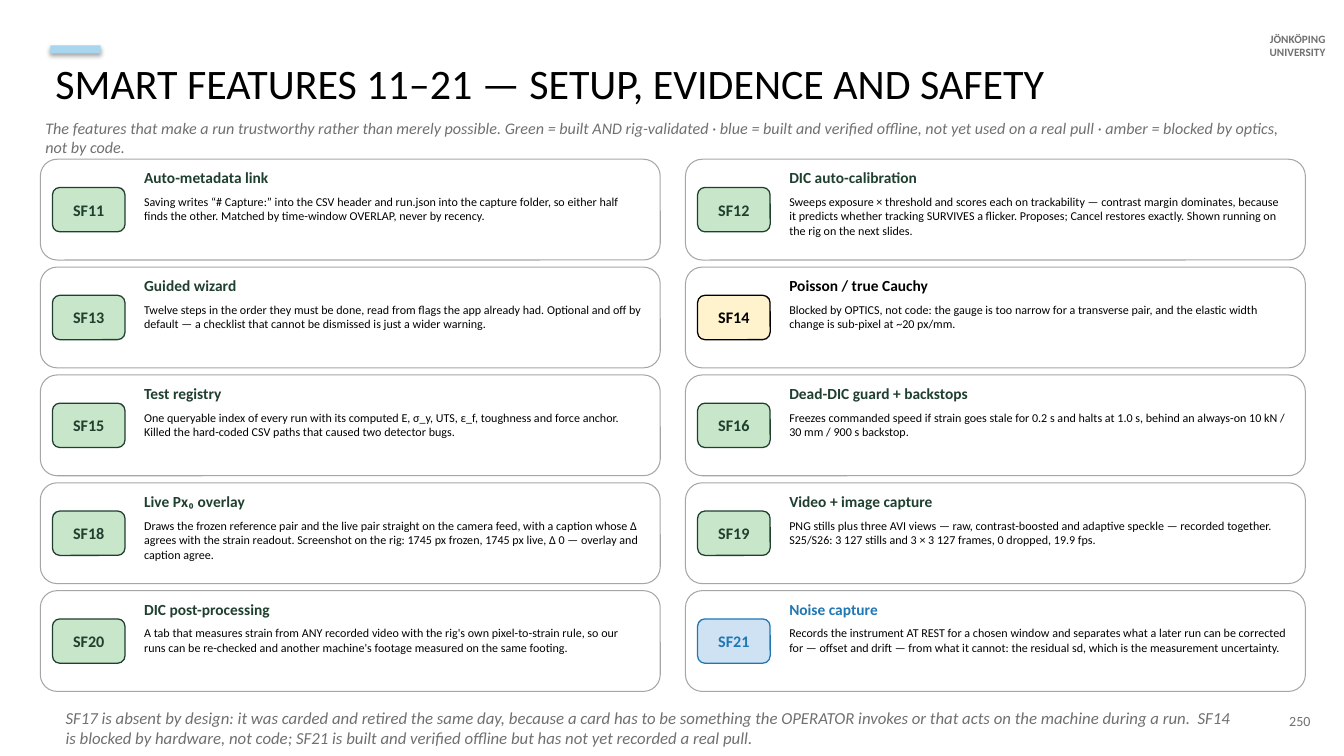
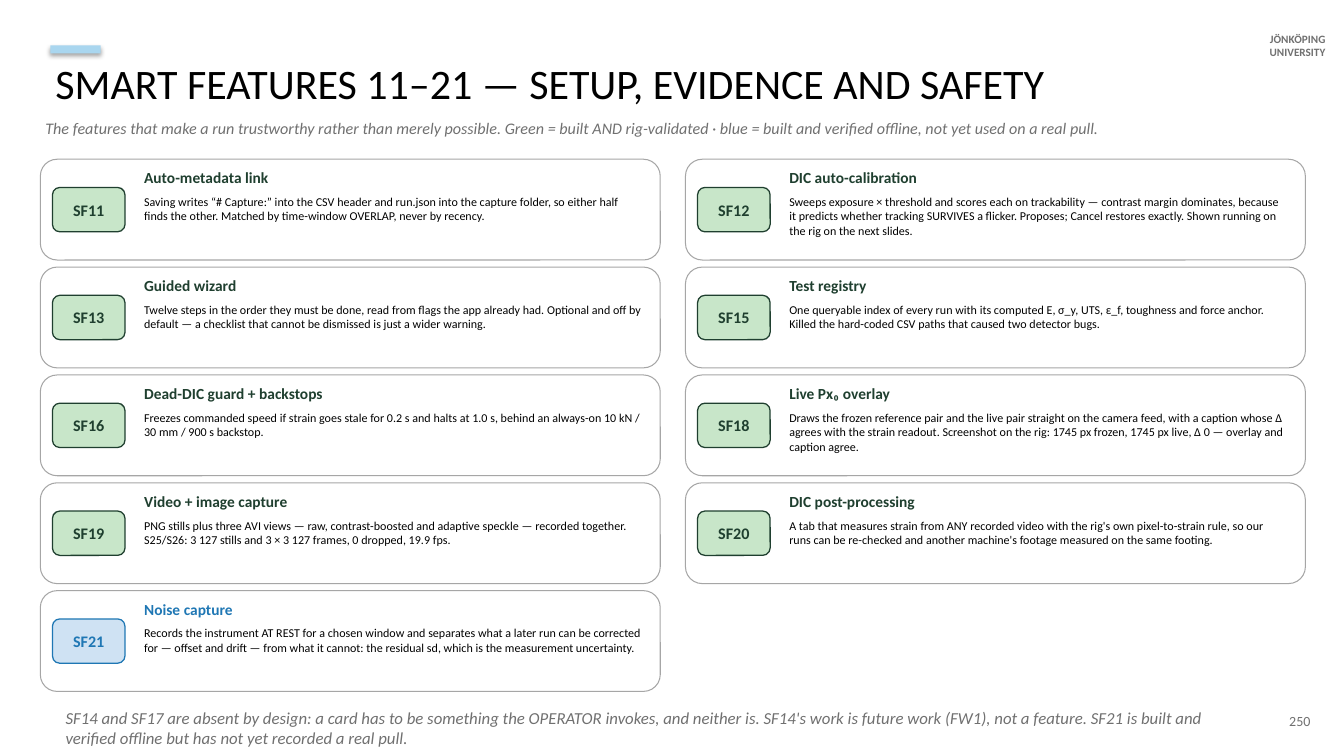
Before and after one commit to AdithyaSivakumar-3/UTM, a slide deck: slide 110 of documentation/decks/V6a_8_6_20_slides.pptx. Drawn at 1344x756 pixels with LibreOffice and Linux fonts; fonts in the diff are those of the drawing. Boxes give left, top, right and bottom in pixels: in the first picture for what was removed or moved away, otherwise in the second. Text is boxed around its words. In the diff, an @@ line names an element or a change of style, - is before the commit and + after.

```diff
--- a/documentation/decks/V6a_8_6_20_slides.pptx
+++ b/documentation/decks/V6a_8_6_20_slides.pptx
@@ text at (45, 123, 1098, 137): text changed @@
-The features that make a run trustworthy rather than merely possible. Green = built AND rig-validated · blue = built and verified offline, not yet used on a real pull · amber = blocked by optics, not by code.
+The features that make a run trustworthy rather than merely possible. Green = built AND rig-validated · blue = built and verified offline, not yet used on a real pull.
@@ rounded rectangle "SF15" at (698, 295, 770, 340): fill #FFF3CD to #C8E6C9; outline #000000 0.9 pt to #1F3F2F 0.9 pt @@
@@ text at (789, 280, 866, 294): text changed; text colour #000000 to #1F3F2F @@
-Poisson / true Cauchy
+Test registry
@@ text in rounded rectangle at (718, 312, 749, 323): text changed; text colour #000000 to #1F3F2F @@
-SF14
+SF15
@@ text at (789, 305, 1264, 330): text changed @@
-Blocked by OPTICS, not code: the gauge is too narrow for a transverse pair, and the elastic width change is sub-pixel at ~20 px/mm.
+One queryable index of every run with its computed E, σ_y, UTS, ε_f, toughness and force anchor. Killed the hard-coded CSV paths that caused two detector bugs.
@@ text at (144, 388, 322, 402): text changed @@
-Test registry
+Dead-DIC guard + backstops
@@ text at (789, 388, 890, 402): text changed @@
-Dead-DIC guard + backstops
+Live Px₀ overlay
@@ text at (144, 413, 632, 438): text changed @@
-One queryable index of every run with its computed E, σ_y, UTS, ε_f, toughness and force anchor. Killed the hard-coded CSV paths that caused two detector bugs.
+Freezes commanded speed if strain goes stale for 0.2 s and halts at 1.0 s, behind an always-on 10 kN / 30 mm / 900 s backstop.
@@ text at (789, 413, 1283, 453): text changed @@
-Freezes commanded speed if strain goes stale for 0.2 s and halts at 1.0 s, behind an always-on 10 kN / 30 mm / 900 s backstop.
+Draws the frozen reference pair and the live pair straight on the camera feed, with a caption whose Δ agrees with the strain readout. Screenshot on the rig: 1745 px frozen, 1745 px live, Δ 0 — overlay and caption agree.
@@ text in rounded rectangle at (73, 420, 104, 431): text changed @@
-SF15
+SF16
@@ text in rounded rectangle at (718, 420, 749, 431): text changed @@
-SF16
+SF18
@@ text at (144, 496, 287, 510): text changed @@
-Live Px₀ overlay
+Video + image capture
@@ text at (789, 496, 915, 510): text changed @@
-Video + image capture
+DIC post-processing
@@ text in rounded rectangle at (73, 528, 104, 539): text changed @@
-SF18
+SF19
@@ text at (144, 521, 626, 546): text changed @@
-Draws the frozen reference pair and the live pair straight on the camera feed, with a caption whose Δ agrees with the strain readout. Screenshot on the rig: 1745 px frozen, 1745 px live, Δ 0 — overlay and caption agree.
+PNG stills plus three AVI views — raw, contrast-boosted and adaptive speckle — recorded together. S25/S26: 3 127 stills and 3 × 3 127 frames, 0 dropped, 19.9 fps.
@@ text in rounded rectangle at (718, 528, 749, 539): text changed @@
-SF19
+SF20
@@ text at (789, 521, 1263, 546): text changed @@
-PNG stills plus three AVI views — raw, contrast-boosted and adaptive speckle — recorded together. S25/S26: 3 127 stills and 3 × 3 127 frames, 0 dropped, 19.9 fps.
+A tab that measures strain from ANY recorded video with the rig's own pixel-to-strain rule, so our runs can be re-checked and another machine's footage measured on the same footing.
@@ rounded rectangle removed at (686, 591, 1306, 692) @@
@@ rounded rectangle "SF21" at (52, 619, 125, 663): fill #C8E6C9 to #CFE2F3; outline #1F3F2F 0.9 pt to #1F77B4 0.9 pt @@
@@ text at (144, 604, 233, 618): text changed; text colour #1F3F2F to #1F77B4 @@
-DIC post-processing
+Noise capture
@@ text at (144, 628, 641, 654): text changed @@
-A tab that measures strain from ANY recorded video with the rig's own pixel-to-strain rule, so our runs can be re-checked and another machine's footage measured on the same footing.
+Records the instrument AT REST for a chosen window and separates what a later run can be corrected for — offset and drift — from what it cannot: the residual sd, which is the measurement uncertainty.
@@ rounded rectangle removed at (698, 619, 770, 663) @@
-SF21
@@ text removed at (789, 604, 878, 618) @@
-Noise capture
@@ text removed at (789, 628, 1286, 654) @@
-Records the instrument AT REST for a chosen window and separates what a later run can be corrected for — offset and drift — from what it cannot: the residual sd, which is the measurement uncertainty.
@@ text in rounded rectangle at (73, 636, 104, 647): text changed; text colour #1F3F2F to #1F77B4 @@
-SF20
+SF21
@@ text at (66, 712, 1201, 747): text changed @@
-SF17 is absent by design: it was carded and retired the same day, because a card has to be something the OPERATOR invokes or that acts on the machine during a run. SF14 is blocked by hardware, not code; SF21 is built and verified offline but has not yet recorded a real pull.
+SF14 and SF17 are absent by design: a card has to be something the OPERATOR invokes, and neither is. SF14's work is future work (FW1), not a feature. SF21 is built and verified offline but has not yet recorded a real pull.
```
Also in this commit, not shown: 3 other slides changed, 5 other files.
